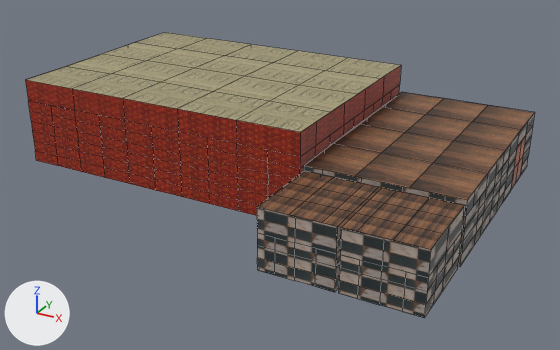
The Blender file blender models/kitchen_dining.blend, before and after one commit.
Before and after are seen from a camera (50 mm lens) standing at (17.4, -56.0, 26.9) and looking at (-11.7, -3.2, 0.4). The axes (+X, +Y, +Z) are drawn at lower left. The lights are the same throughout. The older version comes first. Mesh edges are drawn as thin lines.
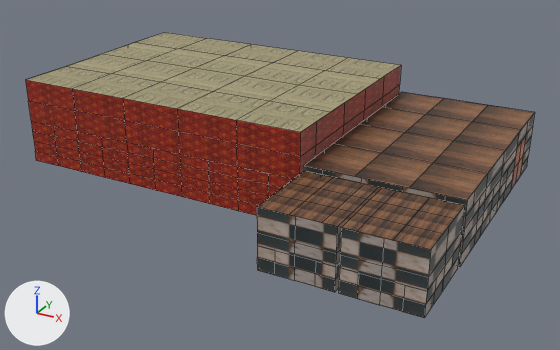
What differs and where, as boxes [x1, y1, x2, y2] in the pictures (560 x 350 px):
part 1 of me_cube_001, reshaped: [28, 85, 519, 291] in both
part 2 of me_cube_001, surface changed: [31, 67, 535, 318] in both

The change, as a diff of the scene's bpy script:
```diff
--- a/blender models/kitchen_dining.blend.py
+++ b/blender models/kitchen_dining.blend.py
@@ me_cube_001 @@
 # used by ob_cube_001; location = (0.0, 0.0, 2.5); scale = (6.0, 10.0, 2.5)
-me_cube_001.from_pydata(...)  # 977 vertices, 748 faces, 161 loose edges; spans x -5.49..1.0, y -1.7..1.2, z -1.0..2.0
+me_cube_001.from_pydata(...)  # 877 vertices, 654 faces, 161 loose edges; spans x -5.49..1.0, y -1.7..1.2, z -1.0..2.0
+# me_cube_001 part 1
+# 100 vertices are removed from x -5.49..1.0, y -1.7..1.0, z -0.62..1.25
+# 159 faces are deleted
+# 38 new faces join them, mat_kcn_wls (picture img_kchn_wl_png)
+# 27 new faces join them, mat_dn_wl (picture img_red_wlppr_png)
+# me_cube_001 part 2: 318 kept faces spanning x -5.49..1.0, y -1.7..1.2, z -1.0..2.0 get new texture (UV) coordinates
 me_cube_001.materials.append(mat_kchn_flr)
```
